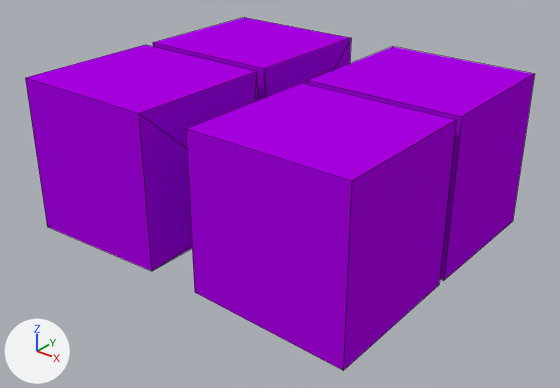
A saved change to the Blender file src/assets/pendulum_experiment_scene.blend.
One viewpoint serves both versions: a camera (50 mm lens) standing at (102.7, -128.8, 79.2) and looking at (1.9, -2.8, 1.1). Lighting does not change. The marker at lower left points along +X, +Y and +Z. Mesh edges are drawn as thin lines.

The first picture shows 'Room'.
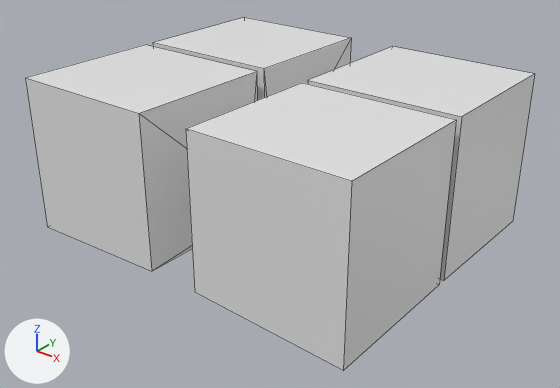
Edits to the bpy script that builds the scene:
```text
Change me_rooms:
    used by ob_room; location = (0.0, 0.0, -4.8); rotation_euler = (0.0, 0.0, 1.571), in degrees (0, 0, 90)
    remove me_rooms.from_pydata(...)  # 90 vertices, 89 faces; spans x -36.1..36.6, y -42.8..42.6, z -4.5..33.1
    add me_rooms.from_pydata(...)  # 74 vertices, 64 faces; spans x -36.1..36.6, y -42.8..42.6, z -3.7..33.1
    me_rooms part 1: 64 faces spanning x -36.1..36.6, y -42.8..42.6, z -3.7..33.1 switch from mat_floor (purple #aa00e7) to mat_walls (white #e7e7e7)
```

Where the change shows, as pixel boxes [x1, y1, x2, y2] in the pictures (560 x 388 px):
part 1 of me_rooms, recoloured (purple to white): [25, 18, 535, 371] in both
